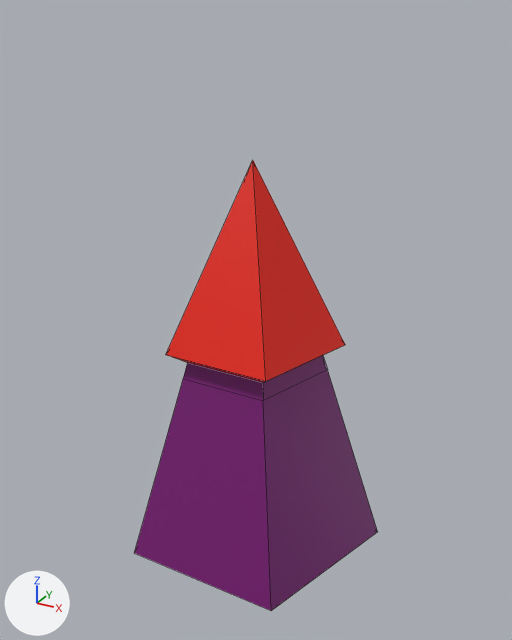
The Blender file src/assets/gnome.blend as it was, and as the next commit left it.
Both versions are drawn from a camera (50 mm lens) standing at (2.26, -4.08, 3.79) and looking at (0.0, 0.04, 1.73). Arrows for +X, +Y and +Z are at lower left; the lights stay in place. The picture after the commit comes second. Mesh edges are drawn as thin lines.
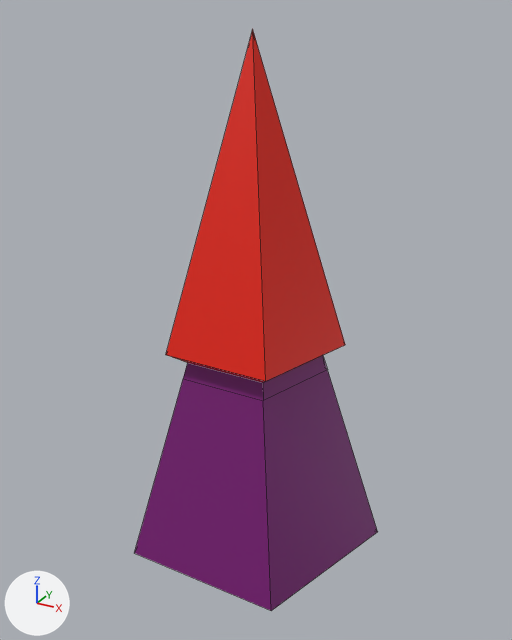
Diff of the bpy script that builds the scene:
```diff
--- a/src/assets/gnome.blend.py
+++ b/src/assets/gnome.blend.py
@@ me_circle_001 @@
 # used by ob_circle; location = (0.0, 0.0, 0.0)
-me_circle_001.from_pydata(...)  # 27 vertices, 26 faces; spans x -0.95..0.95, y -0.81..1.0, z 0.0..2.89
-me_circle_001.vertices[15].co = (0.0, 0.0, 2.89)  # pixel (252, 159)
+me_circle_001.from_pydata(...)  # 27 vertices, 26 faces; spans x -0.95..0.95, y -0.81..1.0, z 0.0..3.68
+# me_circle_001 part 1
+me_circle_001.vertices[15].co = (0.0, 0.0, 3.68)  # pixel (252, 28)
 me_circle_001.materials.append(mat_material_001)
```

Location of each change, [x1, y1, x2, y2] in pixels of the pictures (512 x 640 px; the box of a moved part takes in the faces that stretch with it):
'Circle', reshaped (29% taller): before [134, 161, 378, 611]; after [134, 30, 378, 611]
part 1 of me_circle_001, moved or reshaped: before [166, 161, 345, 381]; after [166, 30, 345, 381]
